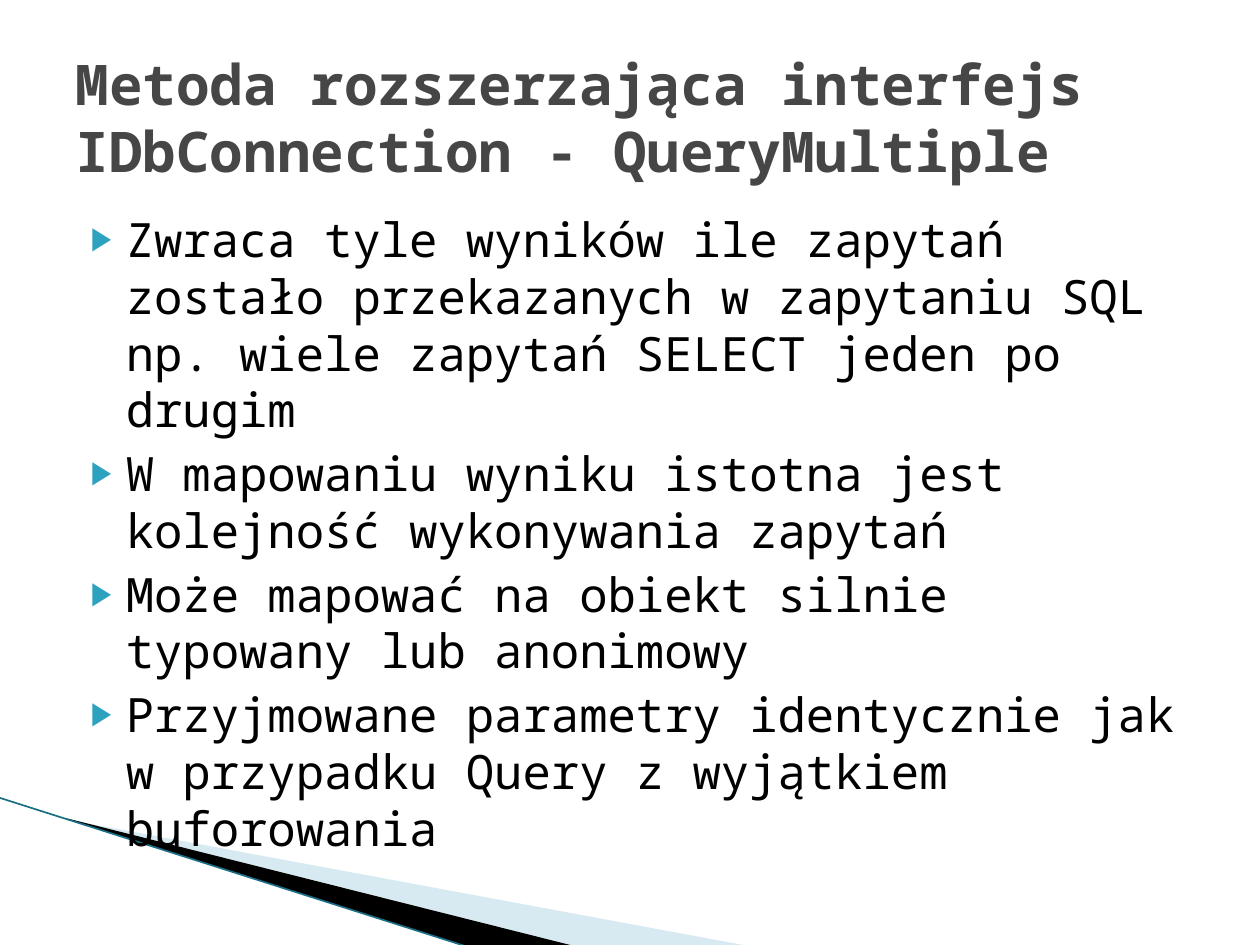
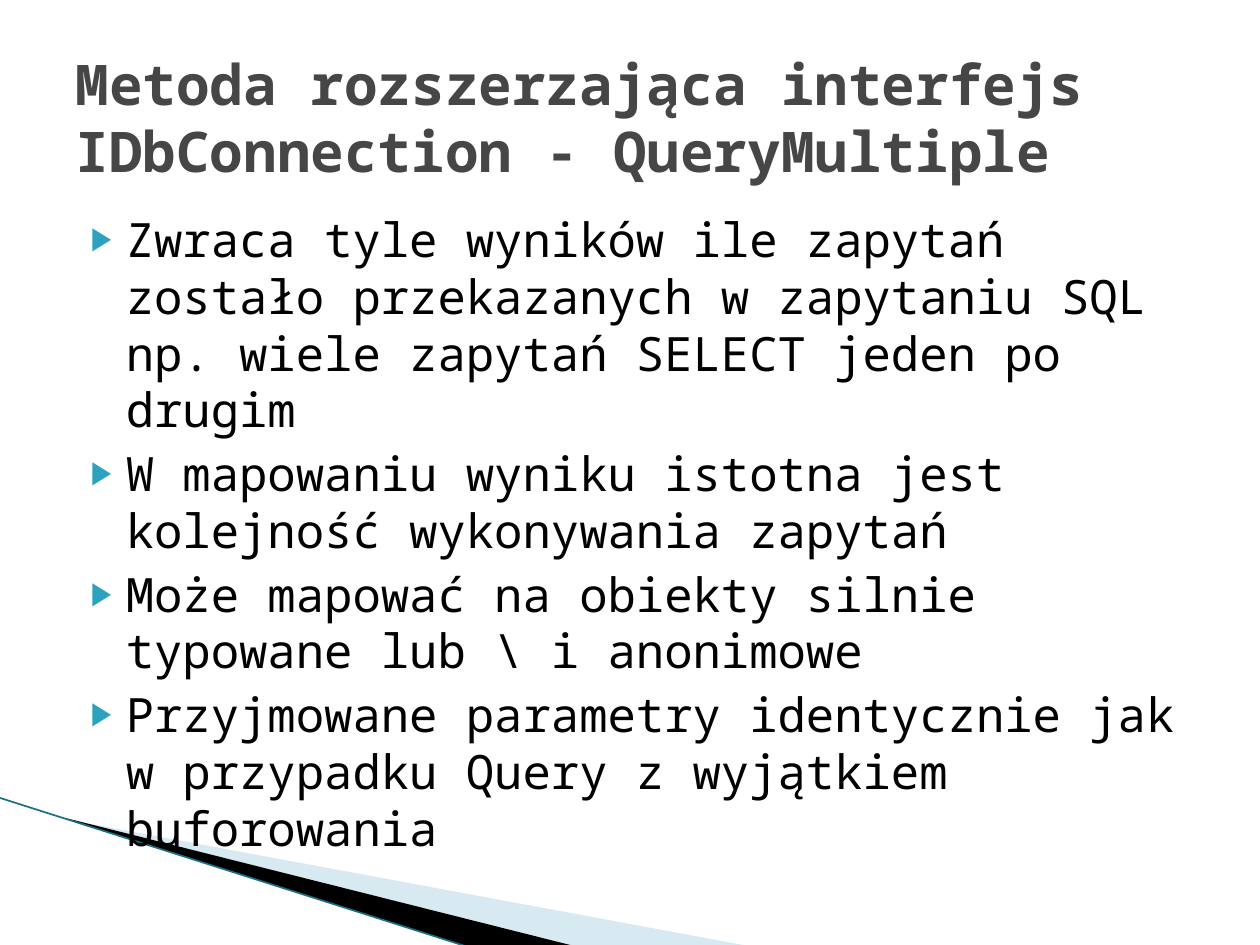
Before and after one commit to mietghar/Dapper_Workshop, a slide deck: slide 25 of Files/Szkolenie warsztatowe Dapper.pptx. Drawn at 1260x945 pixels with LibreOffice and Linux fonts; fonts in the diff are those of the drawing; background and template pictures are left out. Boxes give left, top, right and bottom in pixels: in the first picture for what was removed or moved away, otherwise in the second. Text is boxed around its words. In the diff, an @@ line names an element or a change of style, - is before the commit and + after.

```diff
--- a/Files/Szkolenie warsztatowe Dapper.pptx
+++ b/Files/Szkolenie warsztatowe Dapper.pptx
@@ text at [126, 575, 976, 680]: text changed @@
-▶ Może mapować na obiekt silnie typowany lub anonimowy
+▶ Może mapować na obiekty silnie typowane lub \ i anonimowe
```
Also in this commit, not shown: 5 slides added.
